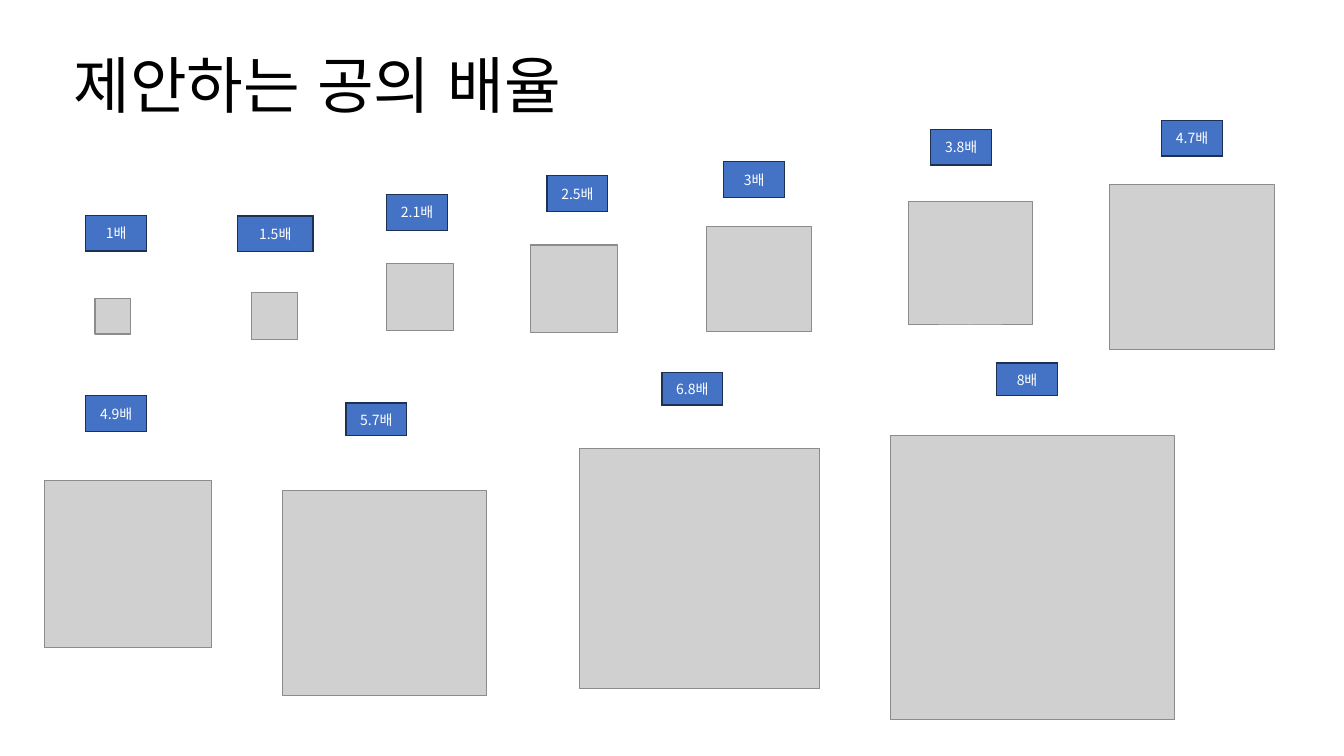
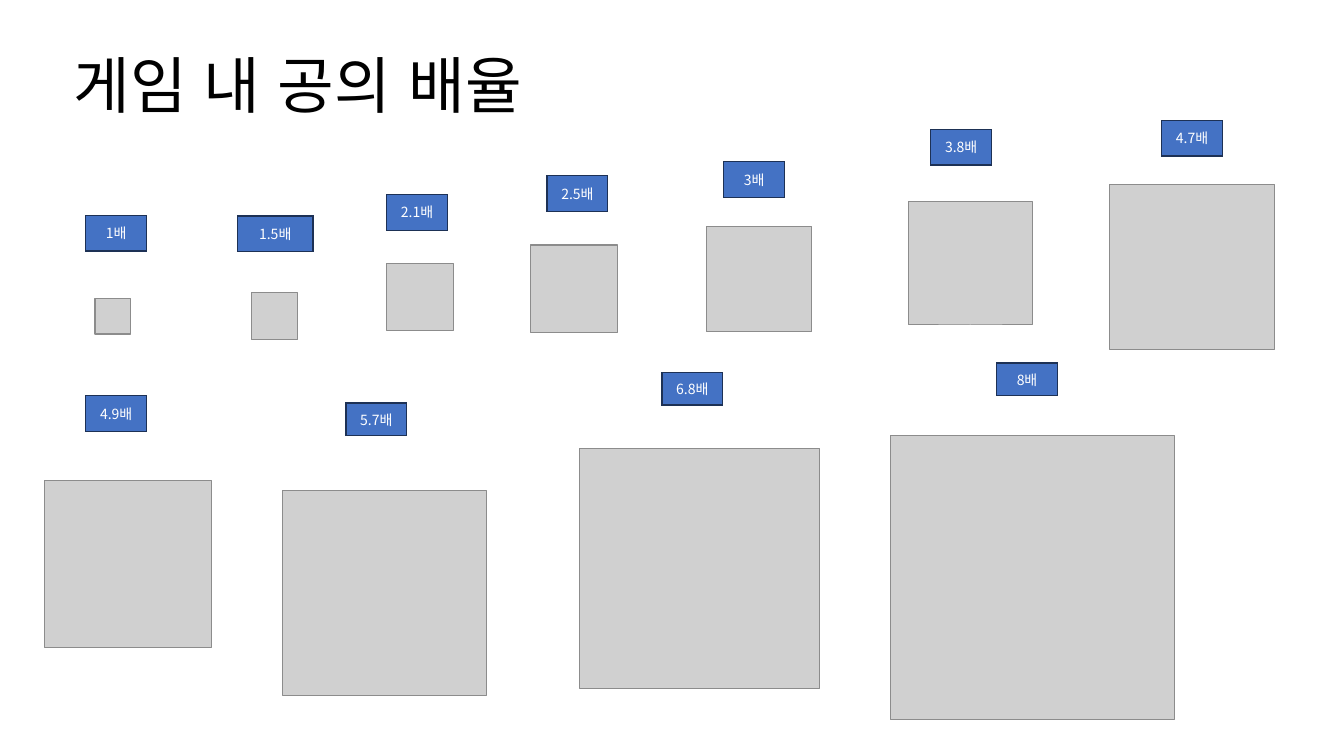
Before and after one commit to AniWhY0909/SSC_WM_Project, a slide deck: slide 8 of Documents/Suika.Watermelon/기획서(박정우).pptx (slide 6 before the commit). Drawn at 1344x756 pixels with LibreOffice and Linux fonts; fonts in the diff are those of the drawing; grey boxes stand for pictures. Boxes give left, top, right and bottom in pixels: in the first picture for what was removed or moved away, otherwise in the second. Text is boxed around its words. In the diff, an @@ line names an element or a change of style, - is before the commit and + after.

```diff
--- a/Documents/Suika.Watermelon/기획서(박정우).pptx
+++ b/Documents/Suika.Watermelon/기획서(박정우).pptx
@@ title at [73,57,521,113]: text changed @@
-제안하는 공의 배율
+게임 내 공의 배율
```
Also in this commit, not shown: 6 other slides changed, 2 slides added, 1 slide removed.
